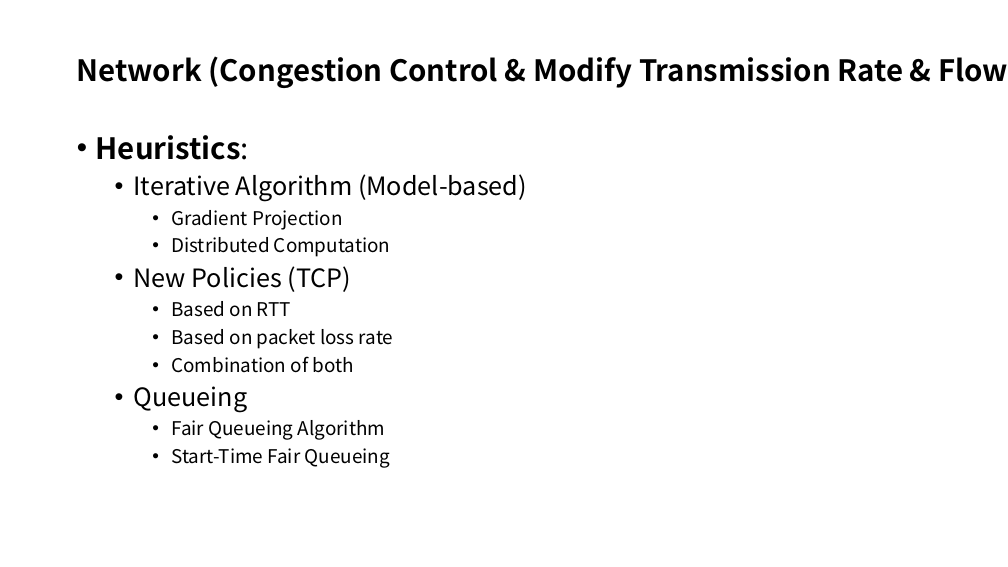
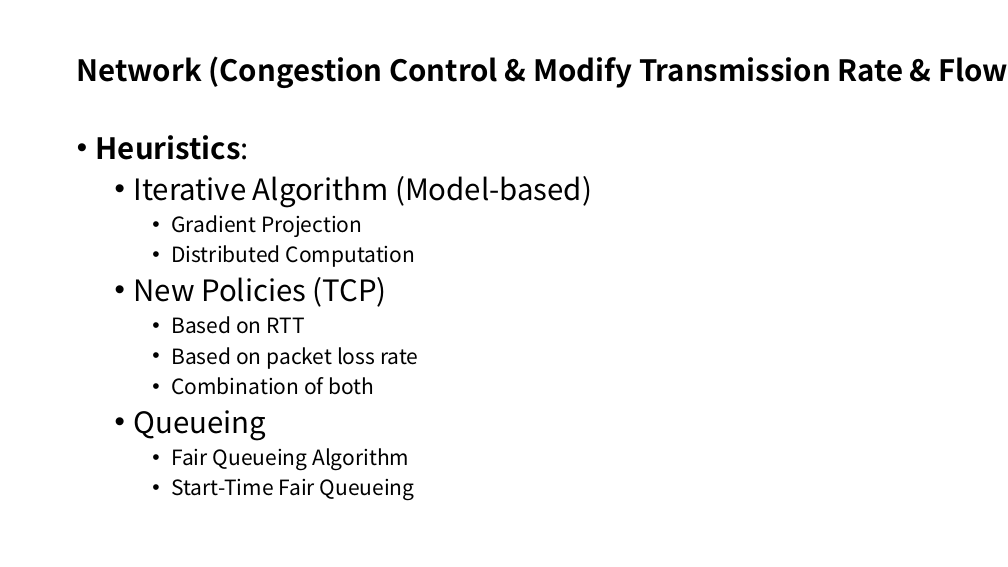
Before and after one commit to LiuYingying0104/AIOS, a slide deck: slide 5 of Papers/ML Apply in OS/updates.pptx. Drawn at 1008x567 pixels with LibreOffice and Linux fonts; fonts in the diff are those of the drawing. Boxes give left, top, right and bottom in pixels: in the first picture for what was removed or moved away, otherwise in the second. Text is boxed around its words. In the diff, an @@ line names an element or a change of style, - is before the commit and + after.

```diff
--- a/Papers/ML Apply in OS/updates.pptx
+++ b/Papers/ML Apply in OS/updates.pptx
@@ text at <box>134,176,592,501</box>: size 24 to 28 pt in "Iterative Algorithm (Model-based)", "New Policies (TCP)", "Queueing"; size 18 to 20 pt in "Gradient Projection", "Distributed Computation", "Based on RTT", "Based on packet loss rate" and 3 more places @@
```
Also in this commit, not shown: 2 other slides changed, 1 slide added, 2 other files.
